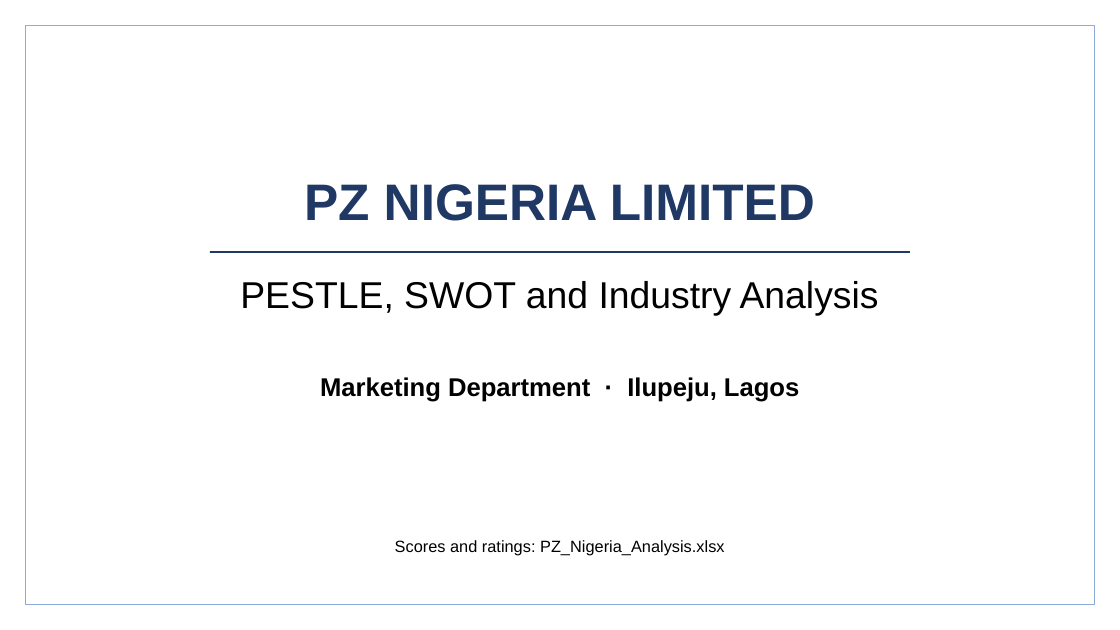
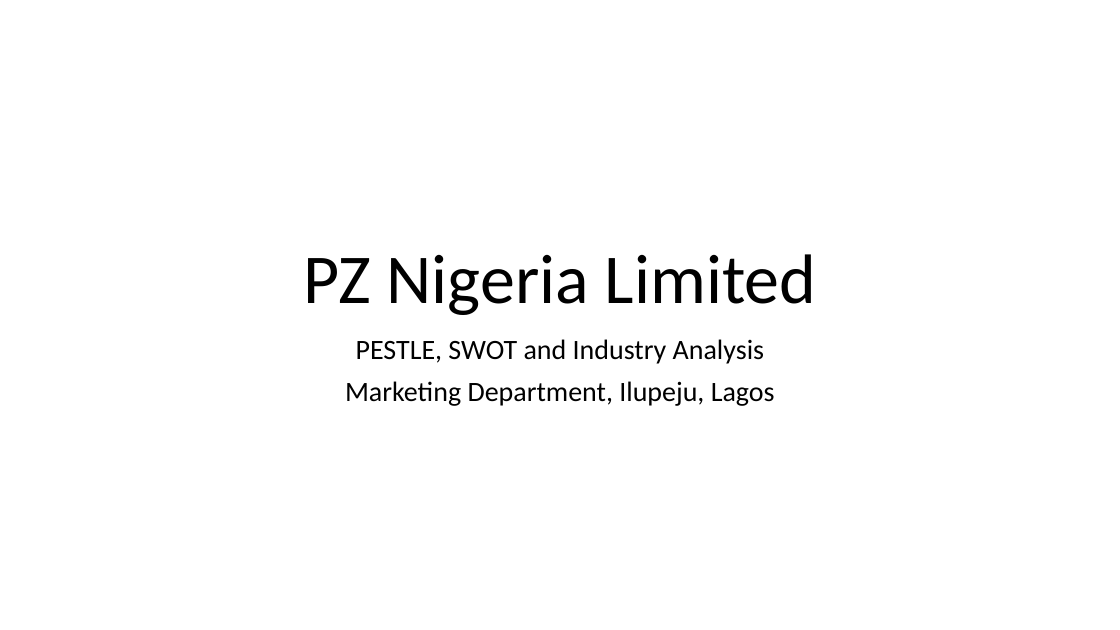
Before and after one commit to BadboyVee/BlackHoleeee, a slide deck: slide 1 of pz-analysis/PZ_Nigeria_Analysis.pptx. Drawn at 1120x630 pixels with LibreOffice and Linux fonts; fonts in the diff are those of the drawing. Boxes give left, top, right and bottom in pixels: in the first picture for what was removed or moved away, otherwise in the second. Text is boxed around its words. In the diff, an @@ line names an element or a change of style, - is before the commit and + after.

```diff
--- a/pz-analysis/PZ_Nigeria_Analysis.pptx
+++ b/pz-analysis/PZ_Nigeria_Analysis.pptx
@@ rectangle removed at (25,25,1095,605) @@
@@ title "PZ Nigeria Limited" at (303,254,817,315): vertical alignment middle to bottom @@
@@ line removed from (210, 252) to (910, 252) @@
@@ title at (303,254,817,315): text changed; size 44 to 60 pt; font Arial to Calibri; text colour #1F3864 to #000000; bold off @@
-PZ NIGERIA LIMITED
+PZ Nigeria Limited
@@ text removed at (240,281,879,316) @@
-PESTLE, SWOT and Industry Analysis
@@ subtitle "PESTLE, SWOT and Industry Analysis" at (345,339,775,406): vertical alignment middle to top @@
@@ subtitle at (345,339,775,406): text changed; size 22 to 24 pt; font Arial to Calibri; bold off @@
-Marketing Department · Ilupeju, Lagos
+PESTLE, SWOT and Industry Analysis
+Marketing Department, Ilupeju, Lagos
@@ text removed at (395,540,725,556) @@
-Scores and ratings: PZ_Nigeria_Analysis.xlsx
```
Also in this commit, not shown: 12 other slides changed, 2 slides added, 10 other files.
